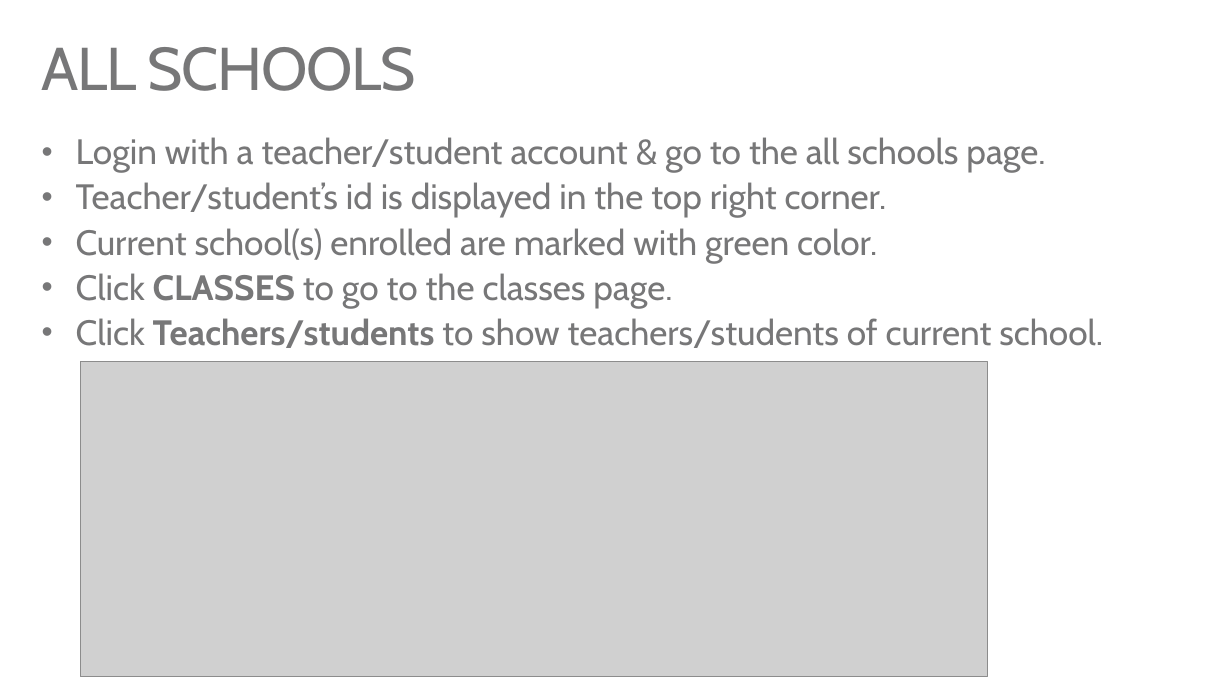
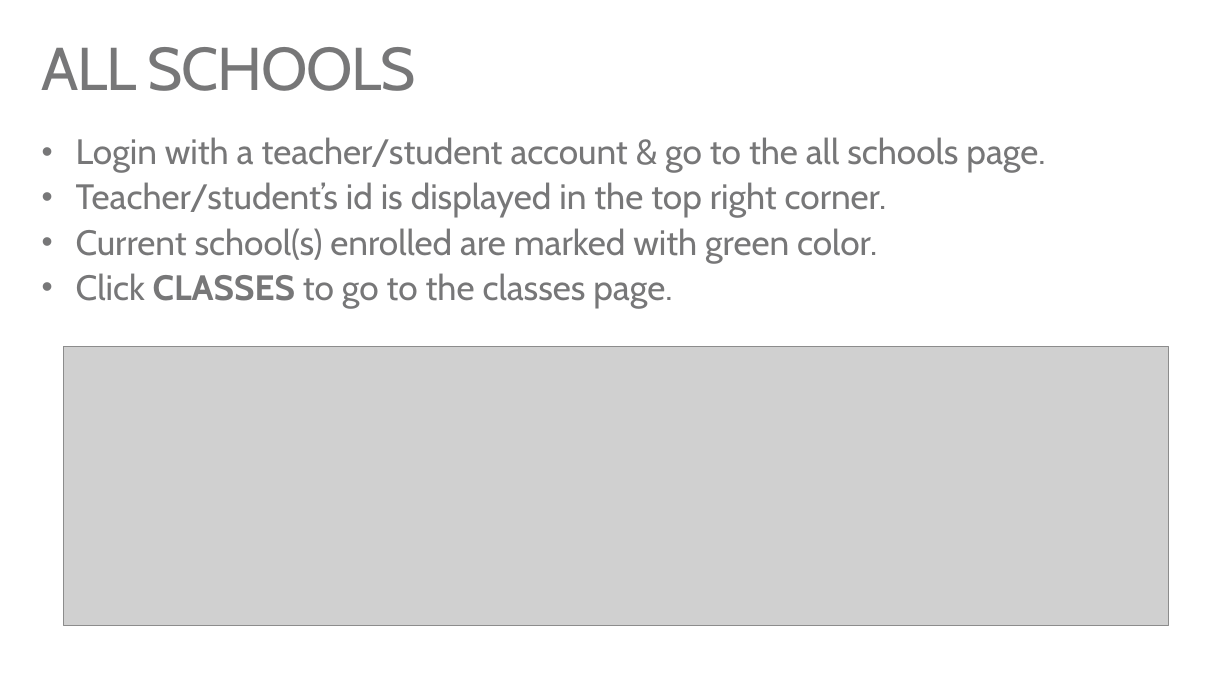
Before and after one commit to TylerLu/EDUGraphAPI-PHP, a slide deck: slide 34 of EDU GRAPH-API Demo Script.pptx. Drawn at 1232x693 pixels with LibreOffice and Linux fonts; fonts in the diff are those of the drawing; grey boxes stand for pictures. Boxes give left, top, right and bottom in pixels: in the first picture for what was removed or moved away, otherwise in the second. Text is boxed around its words. In the diff, an @@ line names an element or a change of style, - is before the commit and + after.

```diff
--- a/EDU GRAPH-API Demo Script.pptx
+++ b/EDU GRAPH-API Demo Script.pptx
@@ text at (76, 318, 1103, 348): paragraph removed @@
-• Click Teachers/students to show teachers/students of current school.
@@ picture: place and size @@
-picture at (80, 361, 987, 677)
+picture at (63, 346, 1169, 625)
```
Also in this commit, not shown: 5 other slides changed, 1 slide added, 2 slides removed.
